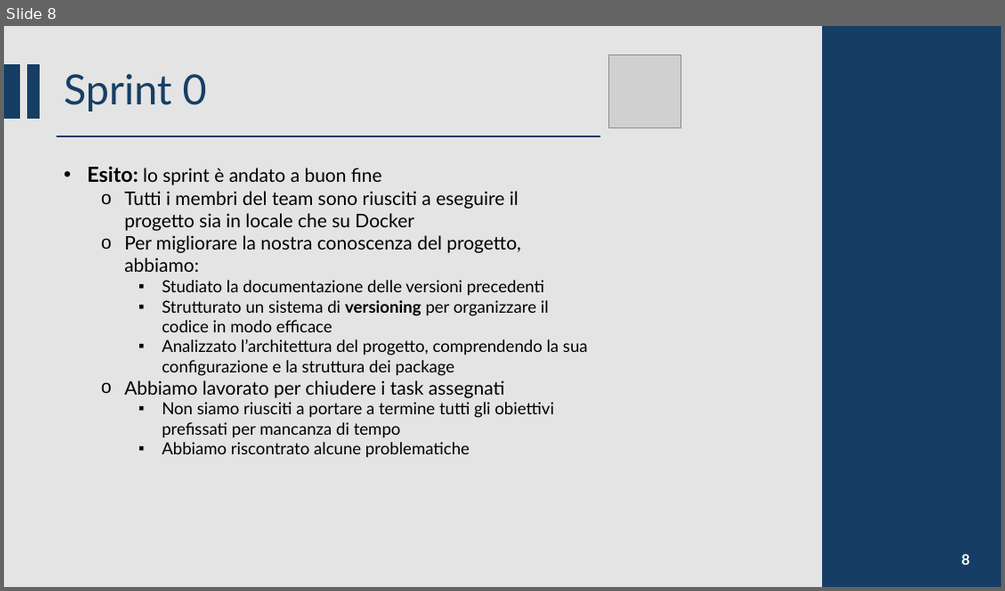
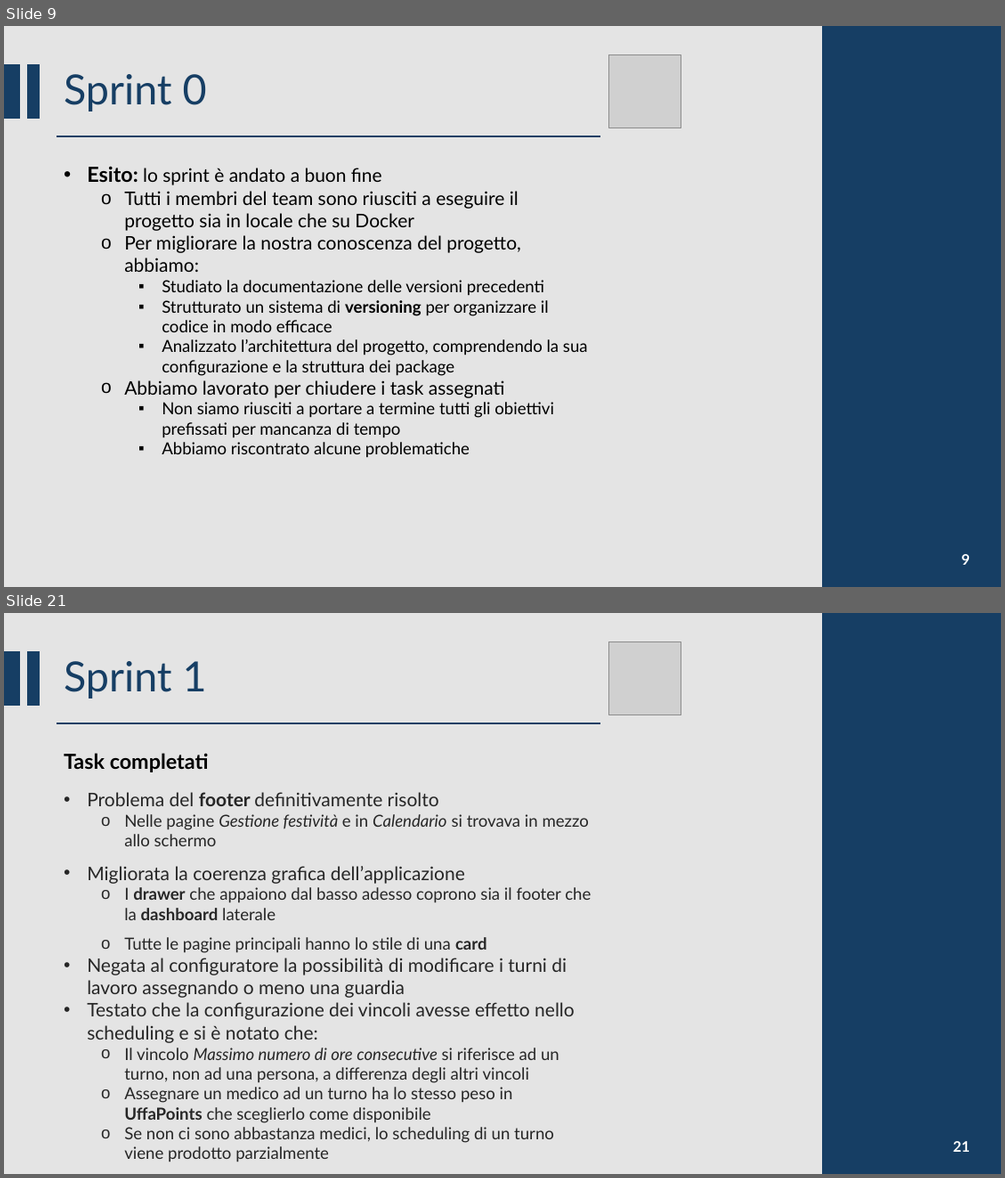
Before and after one commit to CSW-Teams/MS3-docs, a slide deck: ShiftsHappen/Sprint 5/CSW Sprint 5.pptm. Shown one above the other, each under a label of ours: slide 8 before the commit, slides 9 and 21 after it; the slides between them are not shown. The pictures are 1005x591 and 1005x1178 pixels, drawn with LibreOffice and Linux fonts; fonts in the diff are those of the drawing; grey boxes stand for pictures. Boxes give left, top, right and bottom in pixels: in the first picture for what was removed or moved away, otherwise in the second. Text is boxed around its words. In the diff, an @@ line names an element or a change of style, - is before the commit and + after.

Commit message:
Added slides for Sprint 1

```diff
--- a/ShiftsHappen/Sprint 5/CSW Sprint 5.pptm
+++ b/ShiftsHappen/Sprint 5/CSW Sprint 5.pptm
@@ slide 21 added at [4,613,1001,1174], background #D9D9D9 at 70% opacity @@
@@ rectangle added at [823,613,1001,1174], fill #163E64, outline #163E64 1.5 pt @@
@@ rectangle added at [4,652,20,705], fill #163E64, outline #163E64 1.5 pt @@
@@ rectangle added at [28,652,39,705], fill #163E64, outline #163E64 1.5 pt @@
@@ title added at [64,661,207,698], 40 pt, text #163E64 @@
+Sprint 1
@@ picture added at [609,642,681,714] @@
@@ line added from (57, 723) to (600, 723), #163E64 1.5 pt @@
@@ text added at [64,753,209,772], 20 pt, text #000000, bold @@
+Task completati
@@ text added at [87,792,591,1161], 16 pt, text #262626 @@
+• Problema del footer definitivamente risolto
+  o Nelle pagine Gestione festività e in Calendario si trovava in mezzo allo schermo
+• Migliorata la coerenza grafica dell’applicazione
+  o I drawer che appaiono dal basso adesso coprono sia il footer che la dashboard laterale
+  o Tutte le pagine principali hanno lo stile di una card
+• Negata al configuratore la possibilità di modificare i turni di lavoro assegnando o meno una guardia
+• Testato che la configurazione dei vincoli avesse effetto nello scheduling e si è notato che:
+  o Il vincolo Massimo numero di ore consecutive si riferisce ad un turno, non ad una persona, a differenza degli altri vincoli
+  o Assegnare un medico ad un turno ha lo stesso peso in UffaPoints che sceglierlo come disponibile
+  o Se non ci sono abbastanza medici, lo scheduling di un turno viene prodotto parzialmente
@@ page number added at [953,1141,970,1151], 14 pt, text #FFFFFF, bold @@
+21
@@ what was slide 8 is now slide 9 @@
@@ page number at [962,554,970,564]: text changed @@
-8
+9
```
Also in this commit, not shown: 9 slides changed, 17 other slides added, 1 other file.
